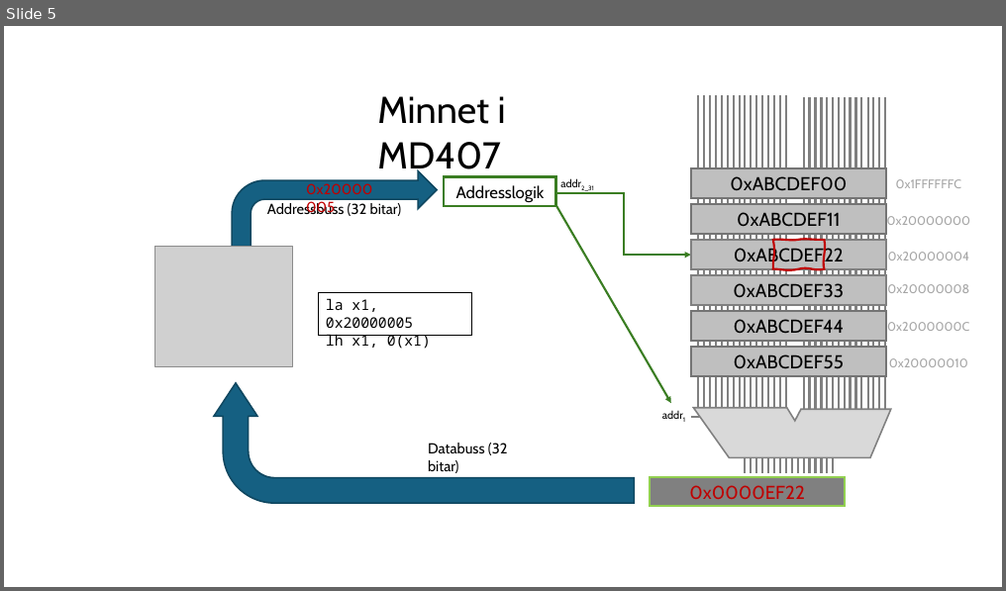
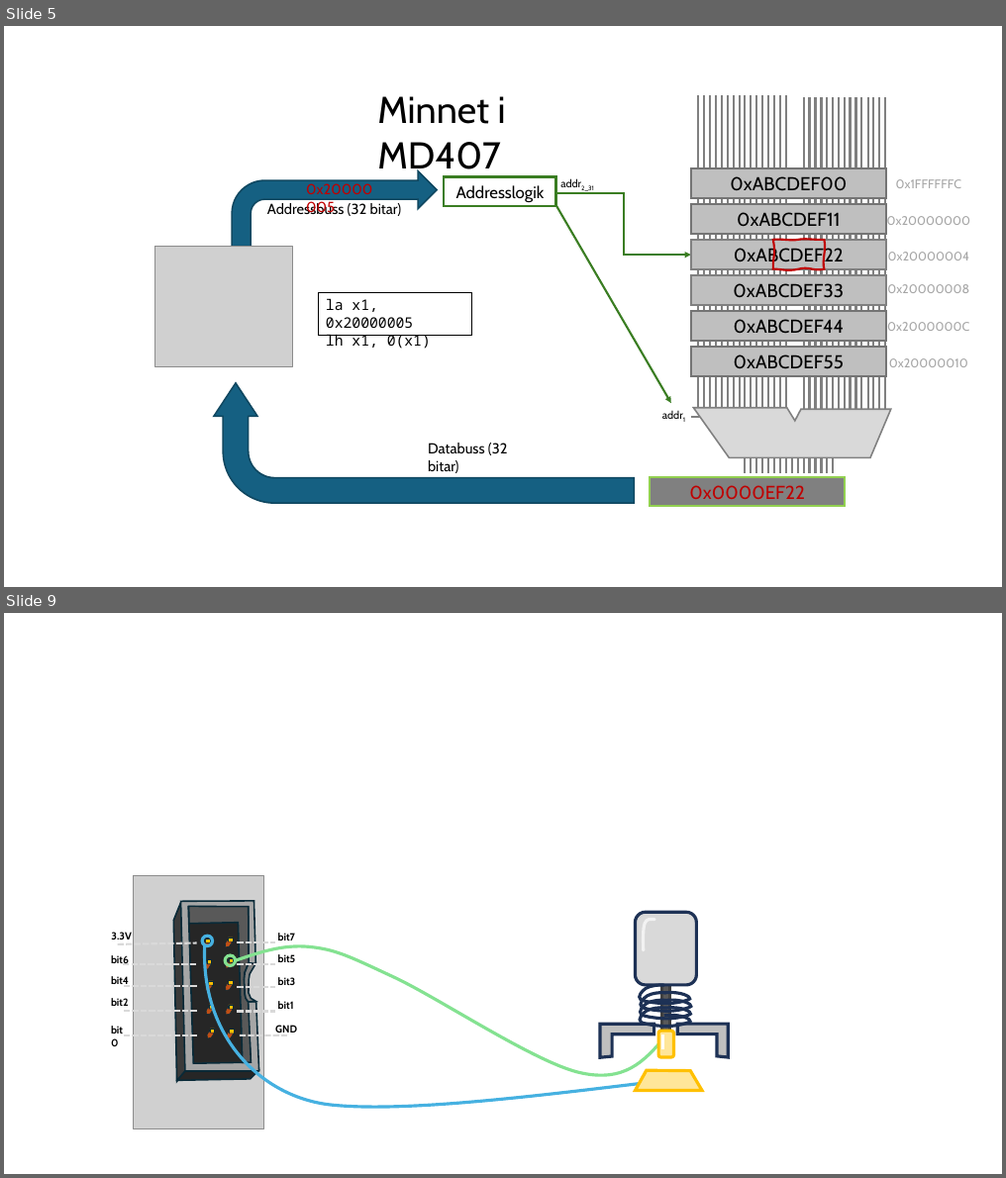
Before and after one commit to elias-at-chalmers/mop-lecture_notes-mirror, a slide deck: images/figures.pptx. Shown one above the other, each under a label of ours: slide 5 before the commit, slides 5 and 9 after it; the slides between them are not shown. The pictures are 1006x591 and 1006x1178 pixels, drawn with LibreOffice and Linux fonts; fonts in the diff are those of the drawing; grey boxes stand for pictures. Boxes give left, top, right and bottom in pixels: in the first picture for what was removed or moved away, otherwise in the second. Text is boxed around its words. In the diff, an @@ line names an element or a change of style, - is before the commit and + after.

```diff
--- a/images/figures.pptx
+++ b/images/figures.pptx
@@ slide 9 added at (4,613,1002,1174), background #FFFFFF @@
@@ ellipse added at (202,936,213,947), outline #46B1E1 3 pt @@
@@ group added at (104,875,297,1130): 15 freeform shapes, 11 rectangles, 10 lines, 10 texts, 1 picture @@
+GND
+3.3V
+bit0
+bit2
+bit4
+bit6
+bit1
+bit3
+bit5
+bit7
@@ rounded rectangle added at (635,912,696,985), fill #D9D9D9, outline #1E3256 3 pt @@
@@ freeform shape added at (644,919,654,951), outline #F2F2F2 3 pt @@
@@ freeform shape added at (205,946,653,1107), outline #46B1E1 3 pt @@
@@ ellipse added at (225,956,236,966), outline #84E291 3 pt @@
@@ freeform shape added at (234,947,663,1075), outline #84E291 3 pt @@
@@ rectangle added at (662,985,669,1032), fill #595959, outline #404040 3 pt @@
@@ freeform shape added at (600,1024,653,1058), fill #BFBFBF, outline #1E3256 3 pt @@
@@ group added at (640,985,690,1026): 4 freeform shapes @@
@@ freeform shape added at (678,1024,728,1058), fill #BFBFBF, outline #1E3256 3 pt @@
@@ rounded rectangle added at (659,1031,674,1058), fill #FFE699, outline #FFC000 3 pt @@
@@ line added from (662, 1035) to (662, 1050), #FFFFFF 3 pt @@
@@ freeform shape added at (635,1070,702,1090), fill #FFE699, outline #FFC000 3 pt @@
@@ line added from (669, 1065) to (648, 1074), #FFFFFF 3 pt @@
@@ line added from (682, 1065) to (650, 1078), #FFFFFF 3 pt @@
```
Also in this commit, not shown: 5 other slides added, 1 slide removed.
